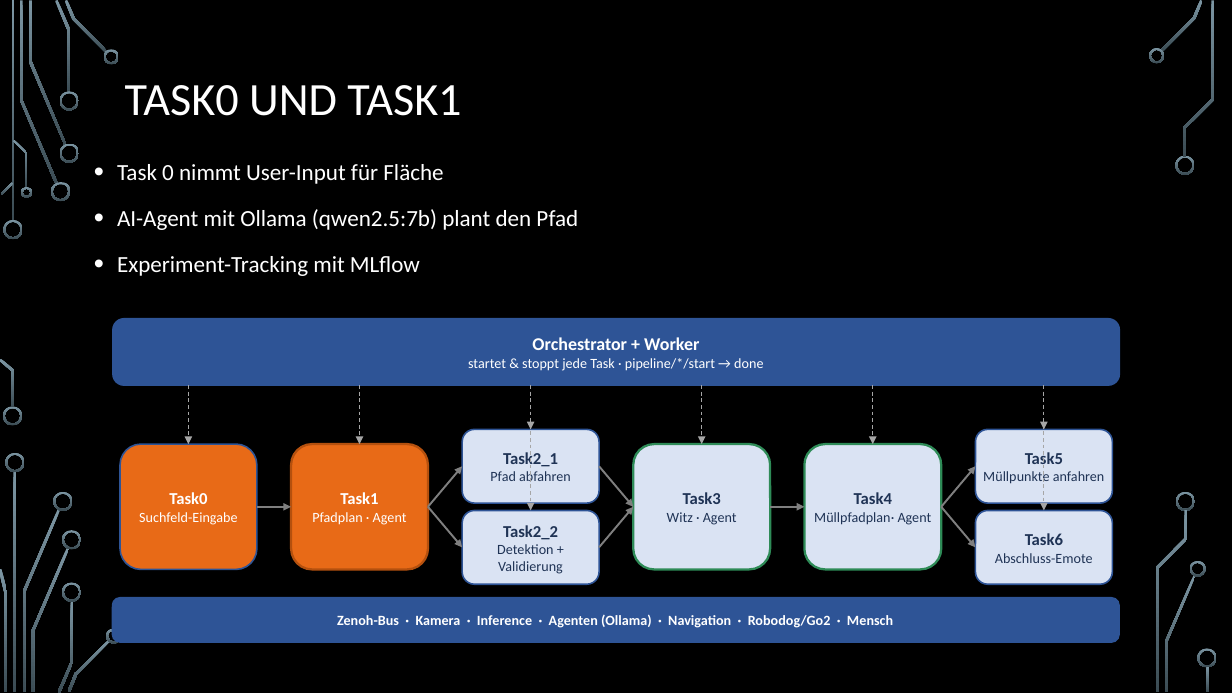
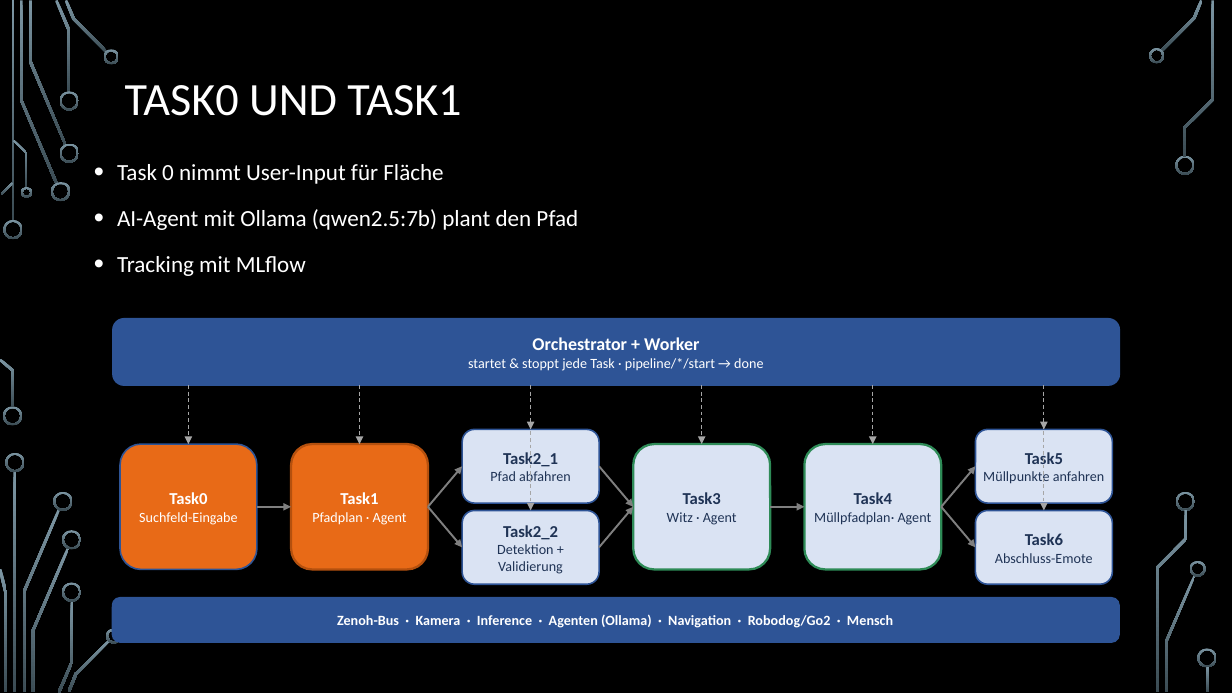
Before and after one commit to Lightnigwing/litter-detection, a slide deck: slide 6 of Litter Detection V2.pptx. Drawn at 1232x693 pixels with LibreOffice and Linux fonts; fonts in the diff are those of the drawing; background and template pictures are left out. Boxes give left, top, right and bottom in pixels: in the first picture for what was removed or moved away, otherwise in the second. Text is boxed around its words. In the diff, an @@ line names an element or a change of style, - is before the commit and + after.

```diff
--- a/Litter Detection V2.pptx
+++ b/Litter Detection V2.pptx
@@ text at <box>117,256,306,276</box>: text changed @@
-• Experiment-Tracking mit MLflow
+• Tracking mit MLflow
```
Also in this commit, not shown: 5 other slides changed, 3 other files.
